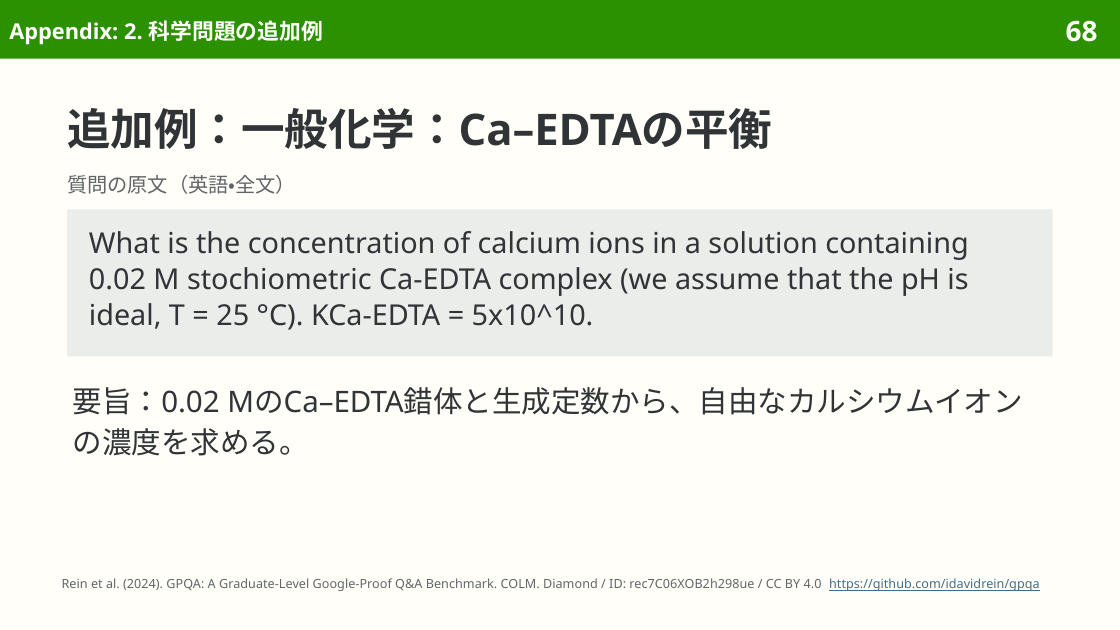
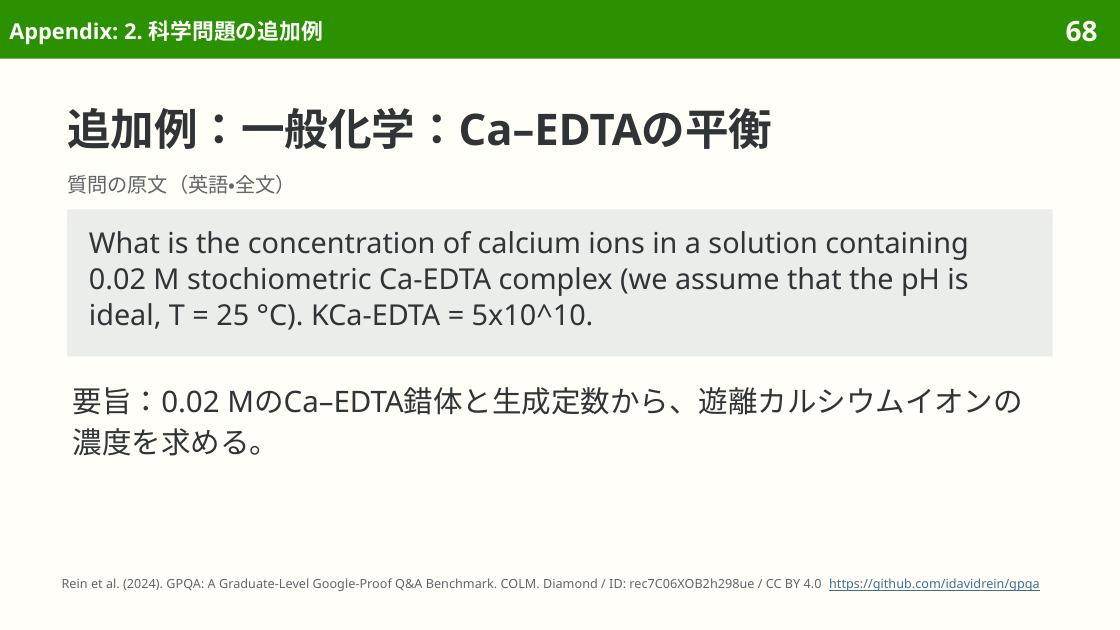
Before and after one commit to sasakiy84/datasets-in-10-minutes, a slide deck: slide 68 of slides/datasets-in-10-minutes-gpqa.pptx. Drawn at 1120x630 pixels with LibreOffice and Linux fonts; fonts in the diff are those of the drawing. Boxes give left, top, right and bottom in pixels: in the first picture for what was removed or moved away, otherwise in the second. Text is boxed around its words. In the diff, an @@ line names an element or a change of style, - is before the commit and + after.

```diff
--- a/slides/datasets-in-10-minutes-gpqa.pptx
+++ b/slides/datasets-in-10-minutes-gpqa.pptx
@@ text at (73,387,1023,456): text changed @@
-要旨：0.02 MのCa–EDTA錯体と生成定数から、自由なカルシウムイオンの濃度を求める。
+要旨：0.02 MのCa–EDTA錯体と生成定数から、遊離カルシウムイオンの濃度を求める。
```
Also in this commit, not shown: 9 other slides changed, 7 other files.
